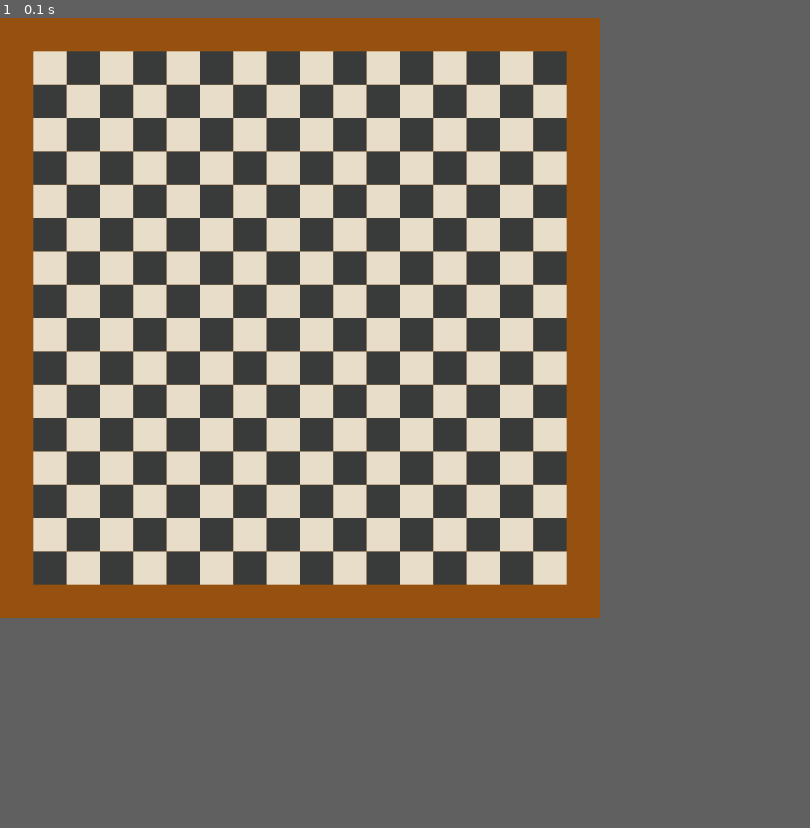
Above: before the commit, frame 1.
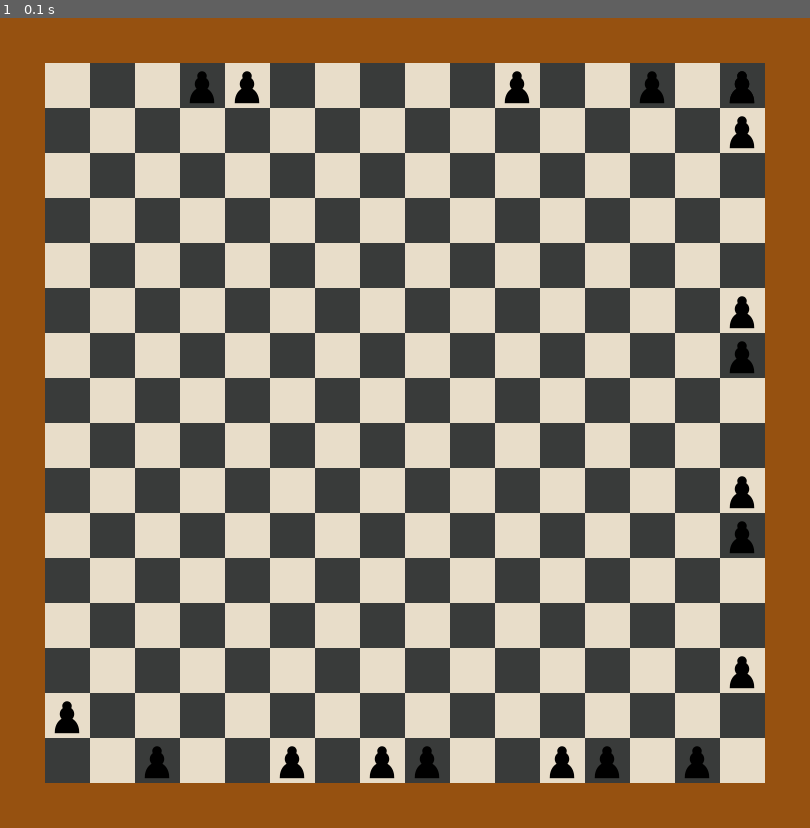
Above: after the commit, the same moment.

Repository: jgerstein/FinalProject18
Game: pygame game, started from player.py
Same seed, same stepped clock (60 frames per second), same inputs: the game is played once before the commit and once after it.
Inputs:
- Up to frame 1 (0.1 s): no input
In our replay, the window is 600x600 before the commit and 810x810 after it. These sizes can differ from the game's own. Grey fills any space a smaller window leaves; there, only what the larger window draws over its background counts as a difference.

The runs differ from the first frame. In frame 1, 59% of the frame differs, in the area x 0-100%, y 0-100%.

Commit message:
renamed functions.py to constants.py; redid chessboard and pieces; created basic sprite in player.py; added more constants to constants.py

Diff:
--- a/functions.py
+++ b/constants.py
@@ -3,6 +3,11 @@
 import sys
 
 pygame.init()
+
+pos_x_list = [45,90,135,180,225,270,315,360,405,450,495,540,585,630,675,720]
+pos_y_list = [45,90,135,180,225,270,315,360,405,450,495,540,585,630,675,720]
+axis_list = ['x', 'y']
+far_close_list = [45, 720]
 
 _image_library = {}
 def get_image(path):
--- a/player.py
+++ b/player.py
@@ -1,10 +1,42 @@
 import pygame
-import functions
+import constants
+import random
 
 pygame.init()
-screen = pygame.display.set_mode((600,600))
+screen = pygame.display.set_mode((810, 810))
+pygame.display.set_caption("Copycat Chess")
 clock = pygame.time.Clock()
+all_sprites_list = pygame.sprite.Group()
 done = False
+
+pos_x_list = constants.pos_x_list
+pos_y_list = constants.pos_y_list
+
+print(pos_x_list)
+print(pos_y_list)
+
+class Piece(pygame.sprite.Sprite):
+    def __init__(self):
+        super().__init__()
+        self.image = constants.get_image("pieces/pd.png")
+        self.rect = self.image.get_rect()
+
+for i in range(20):
+    print(i)
+    piece = Piece()
+    axis = random.choice(constants.axis_list)
+    if axis == 'x':
+        rect_x = random.choice(pos_x_list)
+        piece.rect.x = rect_x
+        piece.rect.y = random.choice(constants.far_close_list)
+        pos_x_list.remove(rect_x)
+    elif axis == 'y':
+        rect_y = random.choice(pos_y_list)
+        piece.rect.x = random.choice(constants.far_close_list)
+        piece.rect.y = rect_y
+        pos_y_list.remove(rect_y)
+
+    all_sprites_list.add(piece)
 
 while not done:
     for event in pygame.event.get():
@@ -14,7 +46,9 @@
     if pressed[pygame.K_SPACE]:
         done = True
 
-    screen.blit(functions.get_image("chessboard.png"), (0,0))
+    screen.blit(constants.get_image("chessboard.png"), (0,0))
+    all_sprites_list.update()
+    all_sprites_list.draw(screen)
 
     pygame.display.flip()
     clock.tick(60)
Binary file changed: chessboard.png
Not shown, changed: chessboard.svg
Binary file changed: pieces/bd.png
Binary file changed: pieces/bl.png
Binary file changed: pieces/kd.png
Binary file changed: pieces/kl.png
Binary file changed: pieces/nd.png
Binary file changed: pieces/nl.png
Binary file changed: pieces/pd.png
Binary file changed: pieces/pl.png
Binary file changed: pieces/qd.png
Binary file changed: pieces/ql.png
(and 2 more such lines)
